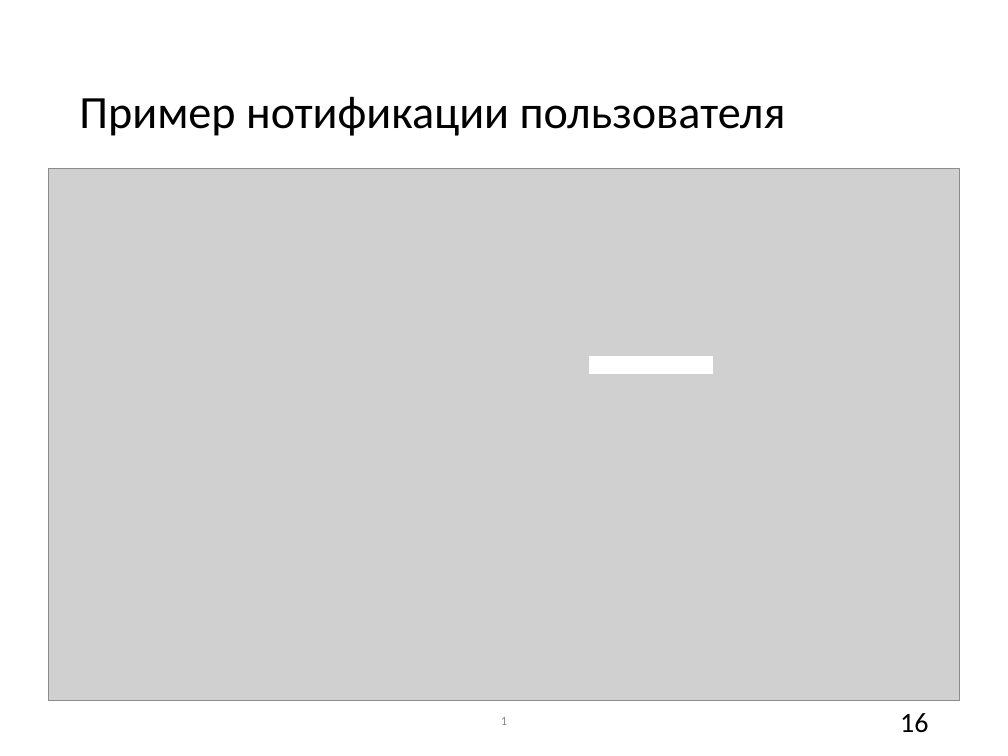
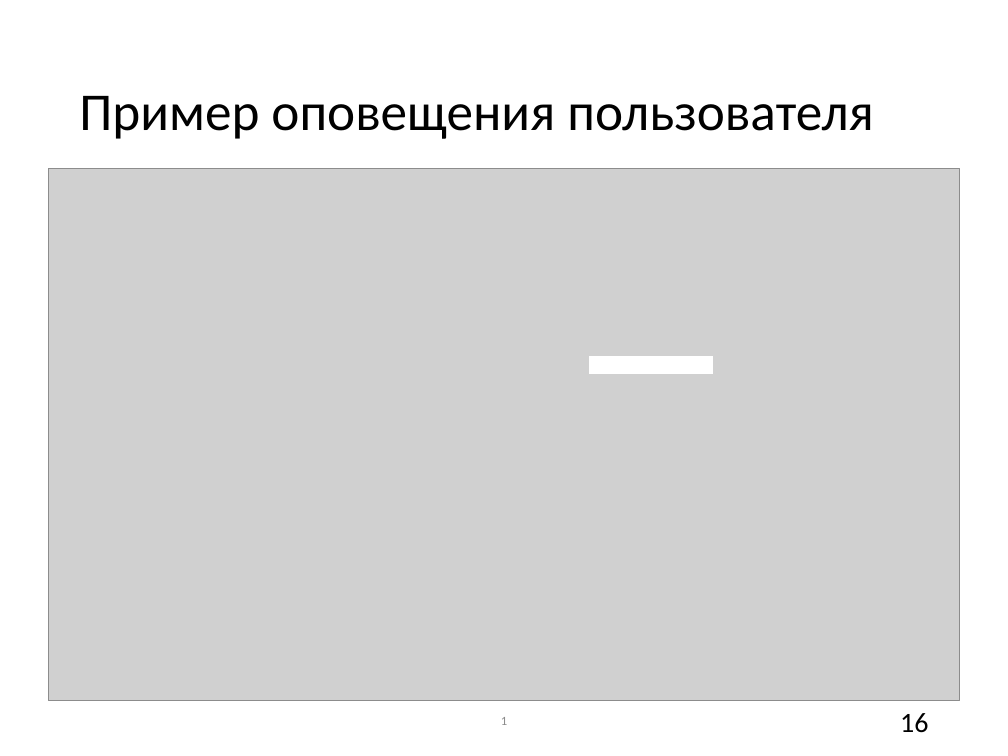
Before and after one commit to rstslv/Twin, a slide deck: slide 16 of doc/ВКР/презентация.pptx. Drawn at 1008x756 pixels with LibreOffice and Linux fonts; fonts in the diff are those of the drawing; grey boxes stand for pictures. Boxes give left, top, right and bottom in pixels: in the first picture for what was removed or moved away, otherwise in the second. Text is boxed around its words. In the diff, an @@ line names an element or a change of style, - is before the commit and + after.

```diff
--- a/doc/ВКР/презентация.pptx
+++ b/doc/ВКР/презентация.pptx
@@ title at (79, 96, 873, 139): text changed; size 33 to 38 pt @@
-Пример нотификации пользователя
+Пример оповещения пользователя
```
Also in this commit, not shown: 17 other slides changed, 2 other files.
